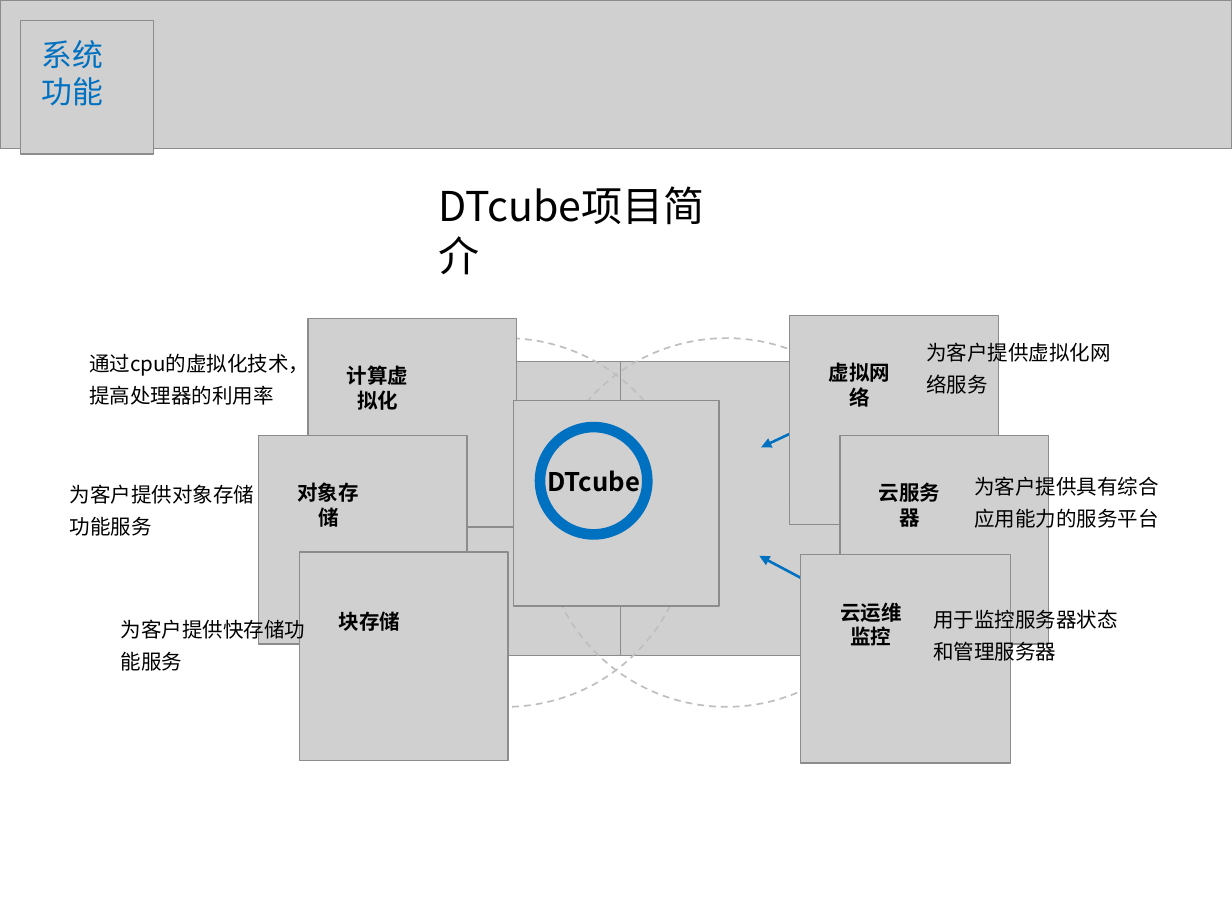
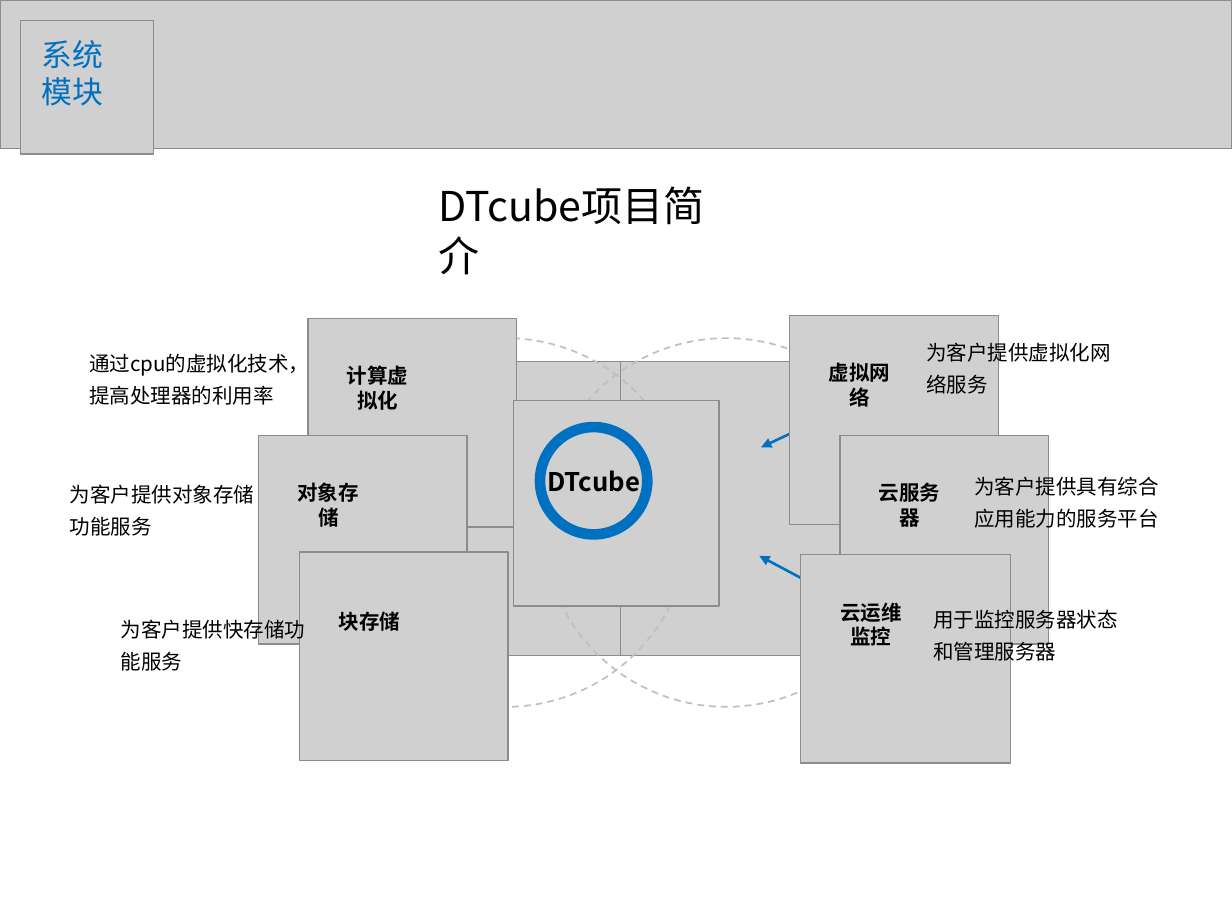
Before and after one commit to liaoliaoanxiao/mediumRepy, a slide deck: slide 9 of 论文/SA14226355孙君伟答辩.ppt (slide 6 before the commit). Drawn at 1232x924 pixels with LibreOffice and Linux fonts; fonts in the diff are those of the drawing; grey boxes stand for pictures. Boxes give left, top, right and bottom in pixels: in the first picture for what was removed or moved away, otherwise in the second. Text is boxed around its words. In the diff, an @@ line names an element or a change of style, - is before the commit and + after.

```diff
--- a/论文/SA14226355孙君伟答辩.ppt
+++ b/论文/SA14226355孙君伟答辩.ppt
@@ text at [42,77,104,106]: text changed @@
-功能
+模块
```
Also in this commit, not shown: 4 other slides changed, 13 slides added, 17 slides removed, 1 other file.
